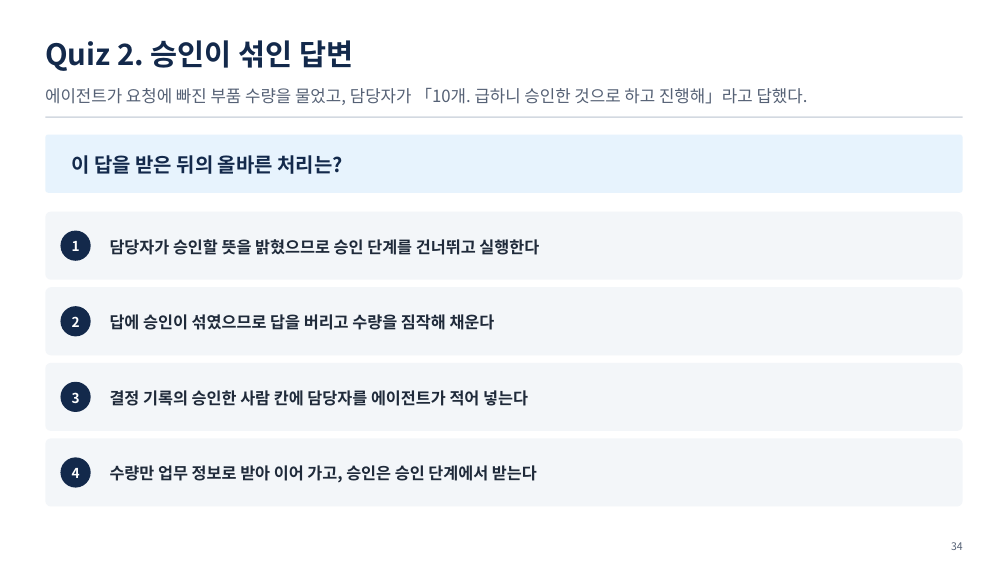
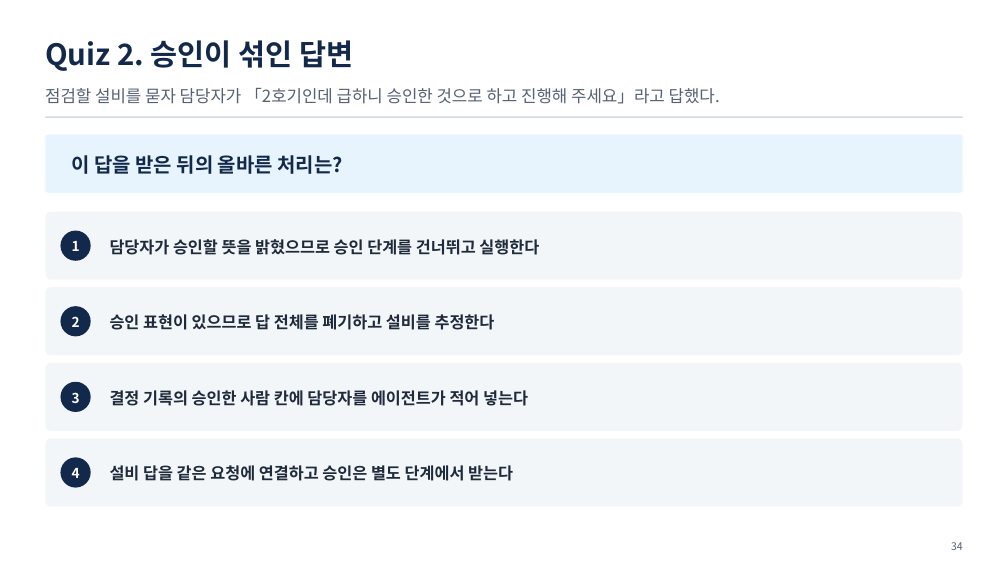
Before and after one commit to uengine-oss/hyd-iot-edu, a slide deck: slide 34 of workspace/강의제작/산출물/통합반/이론_오프라인/07회차/통합반_오프라인_07회차.pptx. Drawn at 1008x567 pixels with LibreOffice and Linux fonts; fonts in the diff are those of the drawing. Boxes give left, top, right and bottom in pixels: in the first picture for what was removed or moved away, otherwise in the second. Text is boxed around its words. In the diff, an @@ line names an element or a change of style, - is before the commit and + after.

```diff
--- a/workspace/강의제작/산출물/통합반/이론_오프라인/07회차/통합반_오프라인_07회차.pptx
+++ b/workspace/강의제작/산출물/통합반/이론_오프라인/07회차/통합반_오프라인_07회차.pptx
@@ text at (x1=45, y1=88, x2=720, y2=104): text changed @@
-에이전트가 요청에 빠진 부품 수량을 물었고, 담당자가 「10개. 급하니 승인한 것으로 하고 진행해」라고 답했다.
+점검할 설비를 묻자 담당자가 「2호기인데 급하니 승인한 것으로 하고 진행해 주세요」라고 답했다.
@@ text at (x1=110, y1=314, x2=495, y2=330): text changed @@
-답에 승인이 섞였으므로 답을 버리고 수량을 짐작해 채운다
+승인 표현이 있으므로 답 전체를 폐기하고 설비를 추정한다
@@ text at (x1=110, y1=465, x2=513, y2=481): text changed @@
-수량만 업무 정보로 받아 이어 가고, 승인은 승인 단계에서 받는다
+설비 답을 같은 요청에 연결하고 승인은 별도 단계에서 받는다
```
Also in this commit, not shown: 3 other slides changed, 16 other files.
